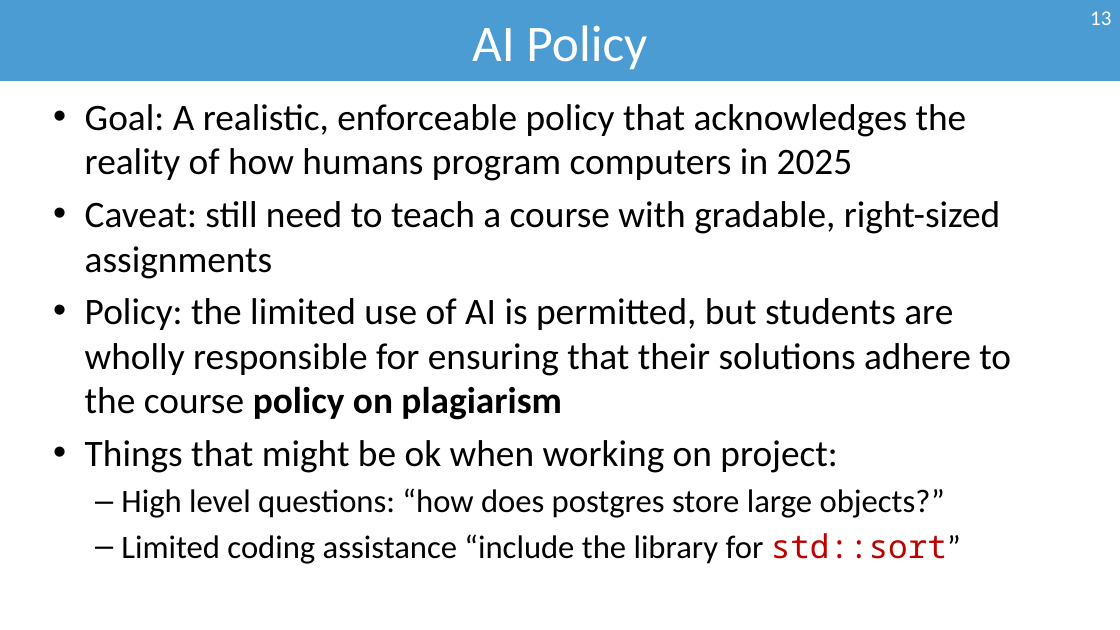
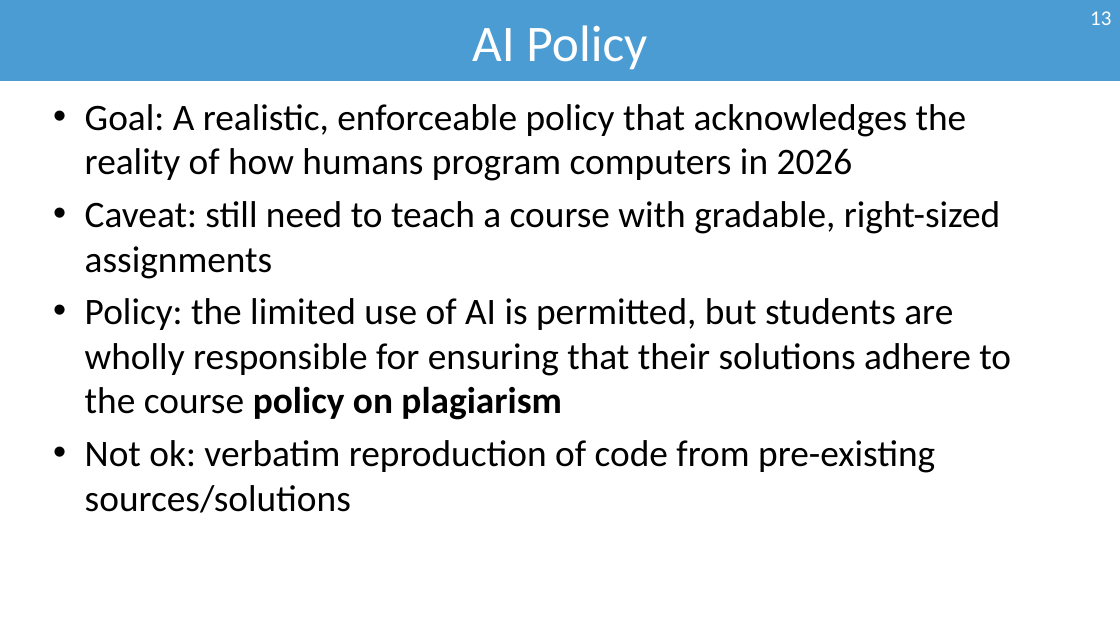
Before and after one commit to bsb20/bsb20.github.io, a slide deck: slide 13 of docs/421_f26/lectures/L0.pptx. Drawn at 1120x630 pixels with LibreOffice and Linux fonts; fonts in the diff are those of the drawing; background and template pictures are left out. Boxes give left, top, right and bottom in pixels: in the first picture for what was removed or moved away, otherwise in the second. Text is boxed around its words. In the diff, an @@ line names an element or a change of style, - is before the commit and + after.

```diff
--- a/docs/421_f26/lectures/L0.pptx
+++ b/docs/421_f26/lectures/L0.pptx
@@ text at <box>85,104,967,181</box>: text changed @@
-• Goal: A realistic, enforceable policy that acknowledges the reality of how humans program computers in 2025
+• Goal: A realistic, enforceable policy that acknowledges the reality of how humans program computers in 2026
@@ text at <box>85,440,935,513</box>: text changed; size 28 to 32 pt @@
-• Things that might be ok when working on project:
-  – High level questions: “how does postgres store large objects?”
-  – Limited coding assistance “include the library for std::sort”
+• Not ok: verbatim reproduction of code from pre-existing sources/solutions
```
Also in this commit, not shown: 8 other slides changed, 1 slide added, 1 other file.
